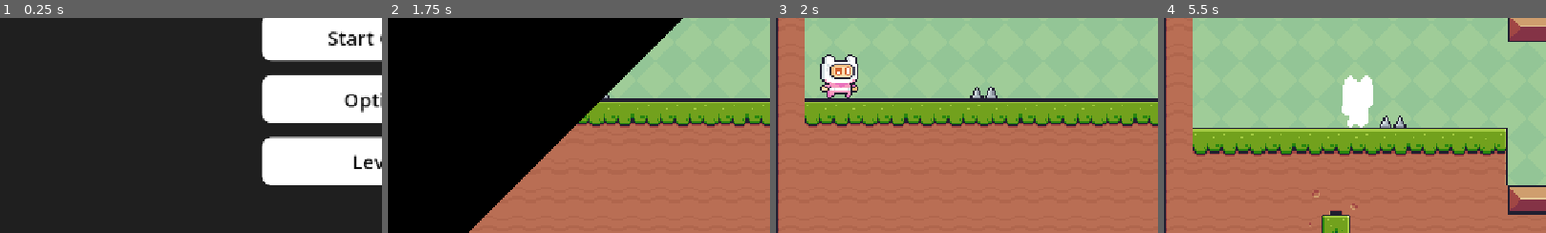
Above: before the commit, frames 1-4 (left to right).
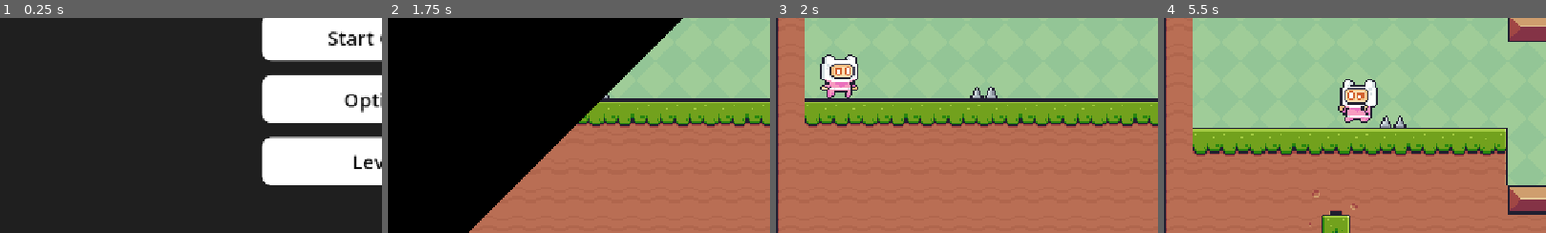
Above: after the commit, the same moments.

Repository: SmoothAsphaltRoads/thirdspacegame
Game: Godot game, scene res://scenes/main_menu.tscn
Two runs of this game, one before a commit and one after it. Both use one fixed random seed, a clock stepped at 60 frames per second and the inputs below.
Inputs (mouse positions are % of the whole screen's width and height, from its top left):
- Up to frame 1 (0.25 s): no input
- Up to frame 2 (1.75 s): click "Start Game" at 0.5 s; click "Start Game" at 1.25 s
- Up to frame 3 (2 s): no input
- Up to frame 4 (5.5 s): tap Enter at 2 s; move the mouse to (72, 45) at 2.02 s; hold D (right) 2.03-3.53 s; tap N (next) at 2.1, 4.35 s; click (72, 45) at 2.17 s; tap W (jump) at 2.27, 3.02, 4.52, 5.27 s; move the mouse to (30, 55) at 2.77 s; tap Alt at 2.85, 5.1 s; tap R (restart) at 3.5, 4.25 s; move the mouse to (60, 28) at 3.52 s; hold A (left) 3.53-4.28 s; tap Shift at 3.6 s; move the mouse to (45, 70) at 4.27 s; hold D (right) from 4.28 s (still down); click (45, 70) at 4.42 s; move the mouse to (80, 65) at 5.02 s
The pictures show only the part of the screen within x 0-50%, y 34-84%; the shares and areas given below are measured in that part.

Frames 1-2 are identical in both runs. In frame 3, 0.3% of the frame differs, in the area x 11-22%, y 19-36%; in frame 4, 1.5%, in the area x 45-56%, y 26-52%.

Commit message:
small bugfix

Diff:
--- a/scenes/player.tscn
+++ b/scenes/player.tscn
@@ -245,8 +245,9 @@
 "speed": 20.0
 }]
 
-[sub_resource type="RectangleShape2D" id="RectangleShape2D_0o2x3"]
-size = Vector2(21, 29)
+[sub_resource type="CapsuleShape2D" id="CapsuleShape2D_smehm"]
+radius = 8.5
+height = 29.666668
 
 [sub_resource type="RectangleShape2D" id="RectangleShape2D_y6eo5"]
 size = Vector2(21, 29.333334)
@@ -263,7 +264,7 @@
 
 [node name="CollisionShape2D" type="CollisionShape2D" parent="." unique_id=1129575988]
 position = Vector2(0.5, 1.5)
-shape = SubResource("RectangleShape2D_0o2x3")
+shape = SubResource("CapsuleShape2D_smehm")
 
 [node name="Jump sound" type="AudioStreamPlayer2D" parent="." unique_id=1899695979]
 stream = ExtResource("6_tuyoq")
--- a/scripts/player.gd
+++ b/scripts/player.gd
@@ -28,6 +28,7 @@
 
 	if not is_on_floor():
 		velocity += get_gravity() * delta
+		velocity.y = minf(velocity.y, 1200.0)
 		COYOTE_TIMER -= delta
 	else:
 		COYOTE_TIMER = COYOTE_TIME
@@ -59,6 +60,8 @@
 		velocity.x = move_toward(velocity.x, direction * MAX_SPEED, ACCELERATION * delta)
 	else:
 		velocity.x = move_toward(velocity.x, 0.0, FRICTION * delta)
+	if Input.is_action_pressed("left") or Input.is_action_pressed("right"):
+		print("vel=", velocity, " floor=", is_on_floor(), " wall=", is_on_wall(), " dead=", is_dead)
 
 	_update_animation(direction)
 	move_and_slide()
@@ -91,13 +94,19 @@
 			return
 
 func die() -> void:
-	death_sound.play(0.3)
+	print("die() called, is_dead=", is_dead)
+	if is_dead:
+		return
 	is_dead = true
 	velocity = Vector2.ZERO
-	animated_sprite_2d.animation = "Hit"
+	death_sound.play(0.3)
+	animated_sprite_2d.play("Hit")
+	print("playing: ", animated_sprite_2d.animation, " is_playing=", animated_sprite_2d.is_playing())
 	await animated_sprite_2d.animation_finished
+	print("animation done")
 	LevelManager.restart_level()
-	is_dead = false
+	print("restart called")
+
 
 func _update_animation(direction: float) -> void:
 	if not is_on_floor():
--- a/scripts/show.gd
+++ b/scripts/show.gd
@@ -9,5 +9,4 @@
 	label.text = str(value)
 	visible = true
 	await get_tree().create_timer(duration).timeout
-	print("showing: '", label.text, "' label_vis=", label.visible, " layer_vis=", visible, " size=", label.size, " pos=", label.global_position)
 	visible = false
